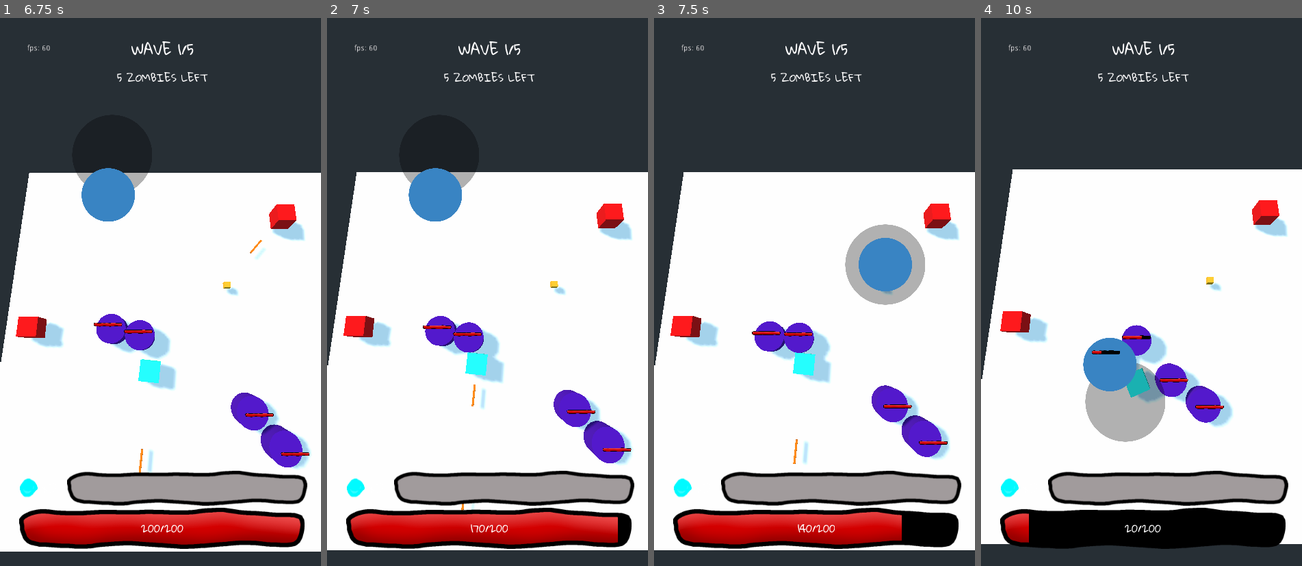
Above: before the commit, frames 1-4 (left to right).
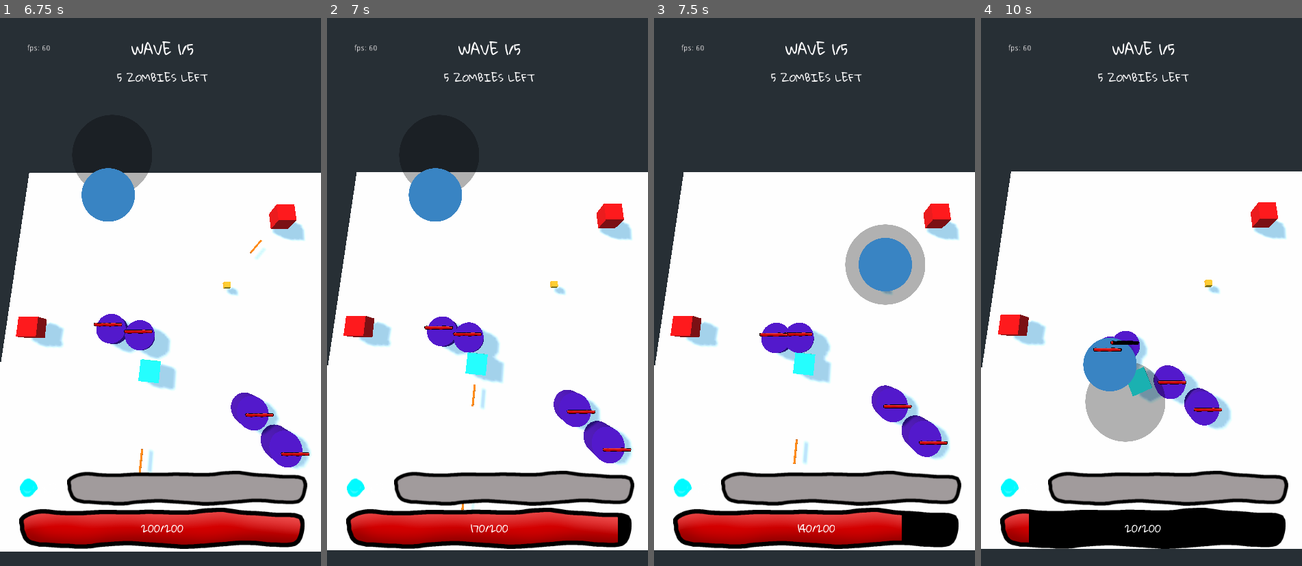
Above: after the commit, the same moments.

Repository: jeffsieu/coma-dash
Game: Godot game, scene res://Scene/Game.tscn
The game is run twice, just before and just after one commit, with the same random seed, the same clock (stepped at 60 frames per second) and the same inputs.
Inputs (mouse positions are in pixels of both pictures, inside the frame that each line leads up to):
- Up to frame 1 (6.75 s): click "PLAY" at 0.5 s; move the mouse to (231, 264) at 1.27 s; click (231, 264) at 1.42 s; drag from (96, 319) to (144, 401) at 2.02 s; move the mouse to (192, 171) at 2.77 s; click (192, 171) at 2.92 s; drag from (144, 401) to (64, 209) at 3.52 s; move the mouse to (256, 374) at 4.27 s; click (256, 374) at 4.42 s; drag from (64, 209) to (112, 155) at 5.02 s; move the mouse to (176, 292) at 5.77 s; click (176, 292) at 5.92 s; drag from (112, 155) to (96, 319) at 6.52 s
- Up to frame 2 (7 s): no input
- Up to frame 3 (7.5 s): move the mouse to (885, 264) at 7.27 s; click (885, 264) at 7.42 s
- Up to frame 4 (10 s): drag from (1077, 319) to (1125, 401) at 8.02 s; move the mouse to (1173, 171) at 8.77 s; click (1173, 171) at 8.92 s; drag from (1125, 401) to (1045, 209) at 9.52 s

Frame 1 is identical in both runs. In frame 2, 0.1% of the frame differs, in the area x 29-41%, y 54-62%; in frame 3, 0.3%; in frame 4, 3.1%, in the area x 0-100%, y 27-97%.

Commit message:
Rename collision layers for easier identification
- Layer 1: Player
- Layer 2: Enemies
- Layer 3: PlayerProjectiles
- Layer 4: Collectibles

Diff:
--- a/Bullet/Bullet.tscn
+++ b/Bullet/Bullet.tscn
@@ -12,6 +12,7 @@
 [node name="Bullet" type="KinematicBody"]
 transform = Transform( 0.1, 0, 0, 0, 0.1, 0, 0, 0, 1, 0, 0, 0 )
 collision_layer = 4
+collision_mask = 2
 script = ExtResource( 1 )
 
 [node name="CSGMesh" type="CSGMesh" parent="."]
--- a/Enemy/Enemy.tscn
+++ b/Enemy/Enemy.tscn
@@ -12,6 +12,7 @@
 
 [node name="Enemy" type="KinematicBody"]
 transform = Transform( 1.5, 0, 0, 0, 1, 0, 0, 0, 1.5, 0, 0, 0 )
+collision_layer = 2
 script = ExtResource( 1 )
 
 [node name="HealthBar" type="Sprite3D" parent="."]
--- a/EnemySpawner/EnemySpawner.tscn
+++ b/EnemySpawner/EnemySpawner.tscn
@@ -11,6 +11,8 @@
 
 [node name="EnemySpawner" type="Area"]
 transform = Transform( 1, 0, 0, 0, 1, 0, 0, 0, 1, 0, -0.774463, -9.60161 )
+collision_layer = 0
+collision_mask = 0
 script = ExtResource( 1 )
 
 [node name="CollisionShape" type="CollisionShape" parent="."]
--- a/Levels/MainLevel.tscn
+++ b/Levels/MainLevel.tscn
@@ -20,6 +20,8 @@
 
 [node name="Floor" type="StaticBody" parent="."]
 transform = Transform( 20, 0, 0, 0, 1, 0, 0, 0, 20, 0, -3.24301, 0 )
+collision_layer = 0
+collision_mask = 3
 
 [node name="CollisionShape" type="CollisionShape" parent="Floor"]
 shape = SubResource( 1 )
@@ -34,6 +36,8 @@
 script = ExtResource( 9 )
 
 [node name="Player" parent="." instance=ExtResource( 1 )]
+collision_layer = 1
+collision_mask = 0
 
 [node name="DirectionalLight" type="DirectionalLight" parent="."]
 transform = Transform( 0.945487, 0.0636667, 0.319377, -0.197554, -0.667519, 0.717908, 0.258897, -0.741866, -0.618552, 4.92451, 9.0293, -4.38018 )
--- a/Loot/Crystal.tscn
+++ b/Loot/Crystal.tscn
@@ -8,11 +8,13 @@
 albedo_color = Color( 0, 1, 0.909804, 1 )
 
 [sub_resource type="BoxShape" id=3]
+
+[sub_resource type="BoxShape" id=4]
 extents = Vector3( 1.00611, 1, 1 )
 
 [node name="Crystal" type="KinematicBody"]
 transform = Transform( 0.5, 0, 0, 0, 0.5, 0, 0, 0, 0.5, 0, 0, 0 )
-collision_layer = 2
+collision_layer = 8
 collision_mask = 0
 script = ExtResource( 1 )
 
@@ -21,9 +23,10 @@
 material = SubResource( 2 )
 
 [node name="ItemArea" type="Area" parent="."]
-collision_layer = 2
-collision_mask = 524288
+collision_layer = 8
 
 [node name="CollisionShape" type="CollisionShape" parent="ItemArea"]
-transform = Transform( 1, 0, 0, 0, 1, 0, 0, 0, 1, 0, 0, 0 )
 shape = SubResource( 3 )
+
+[node name="CollisionShape" type="CollisionShape" parent="."]
+shape = SubResource( 4 )
--- a/Loot/ExpOrb.tscn
+++ b/Loot/ExpOrb.tscn
@@ -10,9 +10,11 @@
 [sub_resource type="BoxShape" id=3]
 extents = Vector3( 1.00611, 1, 1 )
 
+[sub_resource type="BoxShape" id=4]
+
 [node name="ExpOrb" type="KinematicBody"]
 transform = Transform( 0.333, 0, 0, 0, 0.333, 0, 0, 0, 0.333, 0, 0, 0 )
-collision_layer = 2
+collision_layer = 8
 collision_mask = 0
 script = ExtResource( 1 )
 
@@ -21,8 +23,10 @@
 material = SubResource( 2 )
 
 [node name="ItemArea" type="Area" parent="."]
-collision_layer = 2
-collision_mask = 524288
+collision_layer = 8
 
 [node name="CollisionShape" type="CollisionShape" parent="ItemArea"]
 shape = SubResource( 3 )
+
+[node name="CollisionShape" type="CollisionShape" parent="."]
+shape = SubResource( 4 )
--- a/Player/Player.tscn
+++ b/Player/Player.tscn
@@ -26,7 +26,7 @@
 [node name="ItemCollector" type="Area" parent="."]
 transform = Transform( 5, 0, 0, 0, 5, 0, 0, 0, 5, 0, 0, 0 )
 collision_layer = 0
-collision_mask = 2
+collision_mask = 8
 
 [node name="CollisionShape" type="CollisionShape" parent="ItemCollector"]
 shape = SubResource( 4 )
--- a/project.godot
+++ b/project.godot
@@ -131,6 +131,13 @@
 
 pointing/emulate_touch_from_mouse=true
 
+[layer_names]
+
+3d_physics/layer_1="Player"
+3d_physics/layer_2="Enemies"
+3d_physics/layer_3="PlayerProjectiles"
+3d_physics/layer_4="Collectibles"
+
 [physics]
 
 common/physics_fps=120
Not shown: 1 places in Loot/Crystal.tscn that only renumber resources
Not shown: 1 places in Loot/ExpOrb.tscn that only renumber resources
